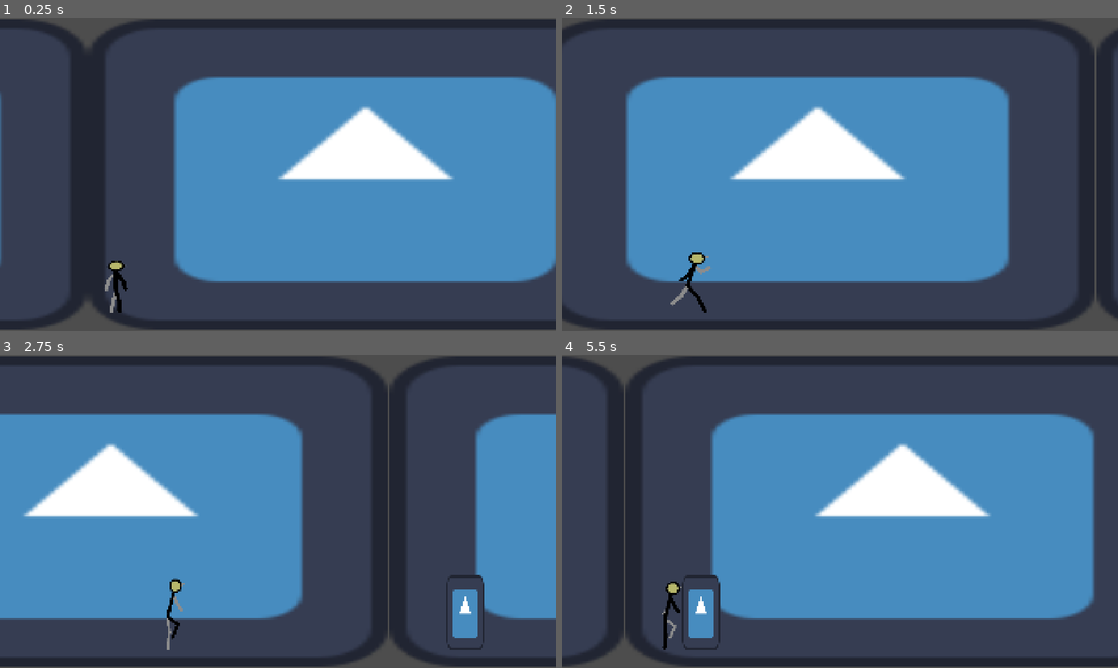
Above: before the commit, frames 1-4 (two rows, left to right).
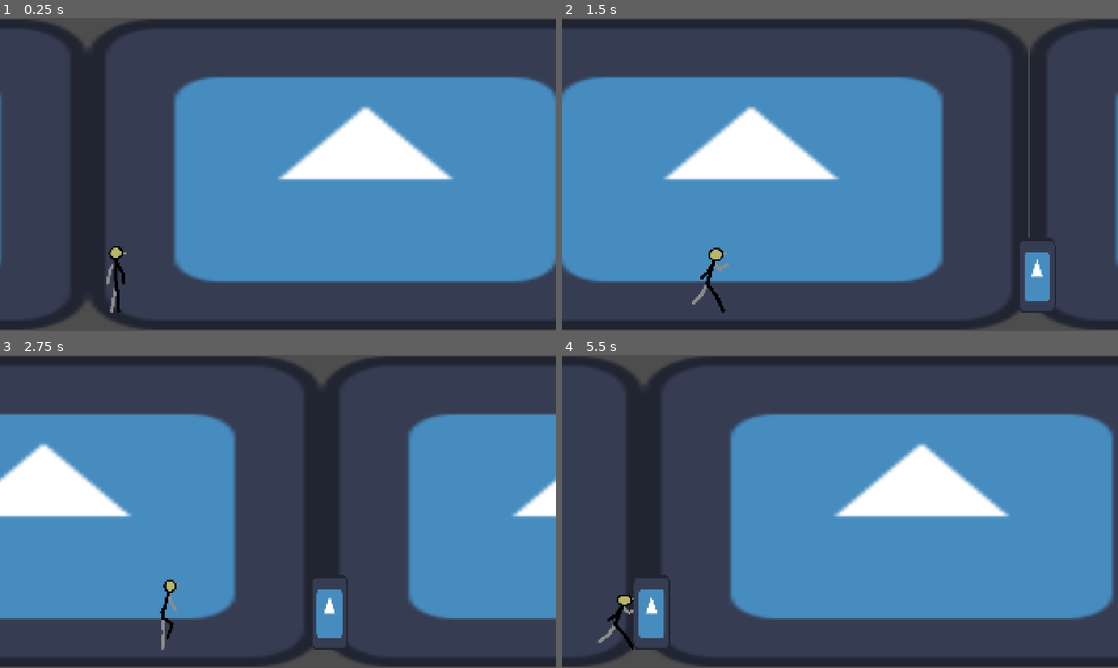
Above: after the commit, the same moments.

Repository: Ahzzak/Enjam2026_Grp5
Game: Godot game, scene res://scenes/world.tscn
Two runs of this game, one before a commit and one after it. Both use one fixed random seed, a clock stepped at 60 frames per second and the inputs below. The engine's default icon, where the game draws it, is replaced by a stand-in: a white triangle on a blue panel in a dark square.
Inputs:
- Up to frame 1 (0.25 s): no input
- Up to frame 2 (1.5 s): tap D (Run) at 0.6 s; tap Space (Jump) at 0.77 s; tap Ctrl (Slide) at 1.35 s
- Up to frame 3 (2.75 s): tap Space (Jump) at 1.52 s; tap T at 2.1 s
- Up to frame 4 (5.5 s): tap Y at 2.85 s; tap Space (Jump) at 3.02, 3.77, 4.52 s; tap D (Run) at 3.6 s; tap Ctrl (Slide) at 4.35 s; tap T at 5.1 s

The runs differ from the first frame. In frame 1, 0.3% of the frame differs, in the area x 18-23%, y 72-95%; in frame 2, 34%; in frame 3, 34%, in the area x 0-100%, y 0-100%; in frame 4, 15%.

Commit message:
feat(game): progressive slow

Diff:
--- a/enjam-2026/scripts/clock.gd
+++ b/enjam-2026/scripts/clock.gd
@@ -28,9 +28,7 @@
 		check_part()
 	last_time = curr_time
 
-	var scale : float = 1.0 if player.is_running else 0.5
-	Engine.time_scale = scale
-	music.pitch_scale = scale
+	music.pitch_scale = maxf(Engine.time_scale, 0.01)
 
 func check_part():
 	if curr_time % 3 == 0 :
--- a/enjam-2026/scripts/game_manager.gd
+++ b/enjam-2026/scripts/game_manager.gd
@@ -4,6 +4,11 @@
 enum State { INTRO, RUNNING, RELEASED, GAME_OVER, ENDING, DEATH }
 
 @export var player: Player
+
+@export_group("Lâcher de Deeeeeeeeeeeeeey")
+@export_range(0.05, 1.0, 0.01) var release_slowmo: float = 0.25
+@export_range(0.5, 10.0, 0.1, "suffix:s") var release_grace: float = 3.0
+@export_range(0.05, 2.0, 0.01, "suffix:s") var resume_time: float = 0.25
 
 var state: State = State.INTRO:
 	set(value):
@@ -14,11 +19,19 @@
 		state = value
 		_enter_state(state)
 
+var release_factor: float = 1.0
+
+var _release_tween: Tween
+
 
 func _ready() -> void:
 	assert(player != null, "GameManager : l'export player n'est pas assigné.")
 	player.run_resumed.connect(_on_player_run_resumed)
 	player.run_released.connect(_on_player_run_released)
+
+
+func _process(_delta: float) -> void:
+	Engine.time_scale = maxf(0.0001, release_factor)
 
 
 func _on_player_run_resumed() -> void:
@@ -31,9 +44,27 @@
 		state = State.RELEASED
 
 
-func _enter_state(_new_state: State) -> void:
-	pass
+func _on_release_finished() -> void:
+	if state == State.RELEASED:
+		state = State.GAME_OVER
+
+
+func _enter_state(new_state: State) -> void:
+	match new_state:
+		State.RUNNING:
+			_tween_release_factor(1.0, resume_time)
+		State.RELEASED:
+			_tween_release_factor(release_slowmo, release_grace)
+			_release_tween.finished.connect(_on_release_finished)
 
 
 func _exit_state(_old_state: State) -> void:
 	pass
+
+
+func _tween_release_factor(target: float, duration: float) -> void:
+	if _release_tween:
+		_release_tween.kill()
+	_release_tween = create_tween().set_ignore_time_scale(true)
+	_release_tween.set_trans(Tween.TRANS_SINE).set_ease(Tween.EASE_OUT)
+	_release_tween.tween_property(self, "release_factor", target, duration)
--- a/enjam-2026/scripts/player_sandbox.gd
+++ b/enjam-2026/scripts/player_sandbox.gd
@@ -1,11 +1,17 @@
 extends Node2D
 
 @export var player: Player
+
+var release_factor: float = 1.0
 
 
 func _ready() -> void:
 	player.run_released.connect(_on_player_run_released)
 	player.run_resumed.connect(_on_player_run_resumed)
+
+
+func _process(_delta: float) -> void:
+	Engine.time_scale = maxf(0.0001, release_factor)
 
 
 func _on_player_run_released() -> void:
